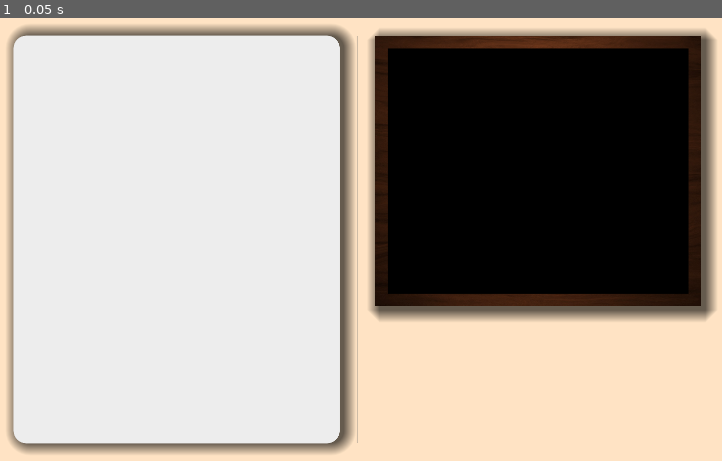
Above: before the commit, frame 1.
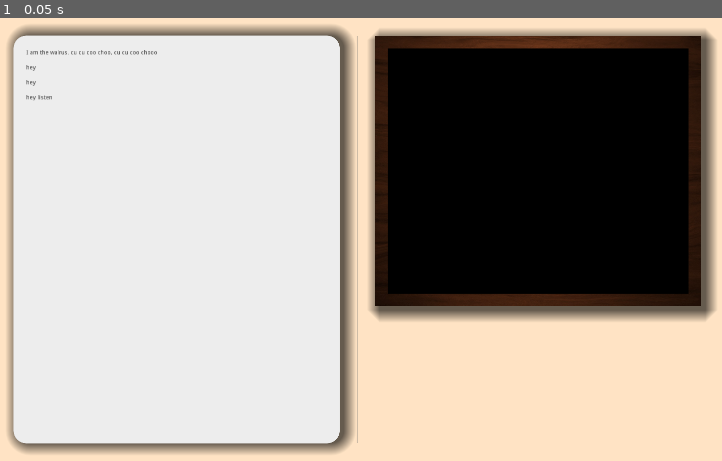
Above: after the commit, the same moment.

Repository: Neczesk/bug-free-guacamole
Game: Godot game, scene res://MainWindow.tscn
Same seed, same stepped clock (60 frames per second), same inputs: the game is played once before the commit and once after it. Video files are missing from this copy of the repository; at most half a second of black plays in their place.
Inputs:
- Up to frame 1 (0.05 s): no input

The runs differ from the first frame. In frame 1, 0.1% of the frame differs, in the area x 3-22%, y 7-19%.

Commit message:
Implemented basic saving and loading

Diff:
--- /dev/null
+++ b/TextInputWindow.gd
@@ -0,0 +1,22 @@
+extends TextureRect
+
+func _ready():
+	var save_file = File.new()
+	if save_file.file_exists("saved_work.json"):
+		restore_work()
+
+func _process(_delta):
+	if Input.is_action_pressed("save_current"):
+		save_work()
+
+func save_work():
+	var save_file = File.new()
+	save_file.open("saved_work.json", File.WRITE)
+	save_file.store_string($Margins/Panel/MarginContainer/TextEdit.text)
+	save_file.close()
+
+func restore_work():
+	var save_file = File.new()
+	save_file.open("saved_work.json", File.READ)
+	$Margins/Panel/MarginContainer/TextEdit.text = save_file.get_as_text()
+	save_file.close()
--- a/TextInputWindow.tscn
+++ b/TextInputWindow.tscn
@@ -1,4 +1,6 @@
-[gd_scene load_steps=4 format=2]
+[gd_scene load_steps=5 format=2]
+
+[ext_resource path="res://TextInputWindow.gd" type="Script" id=1]
 
 [sub_resource type="StyleBoxFlat" id=1]
 bg_color = Color( 0.93, 0.93, 0.93, 1 )
@@ -16,6 +18,7 @@
 [node name="TextInputWindow" type="TextureRect"]
 anchor_right = 1.0
 anchor_bottom = 1.0
+script = ExtResource( 1 )
 __meta__ = {
 "_edit_use_anchors_": false
 }
--- a/project.godot
+++ b/project.godot
@@ -24,6 +24,14 @@
 window/size/width=1920
 window/size/height=1080
 
+[input]
+
+save_current={
+"deadzone": 0.5,
+"events": [ Object(InputEventKey,"resource_local_to_scene":false,"resource_name":"","device":0,"alt":false,"shift":false,"control":true,"meta":false,"command":true,"pressed":false,"scancode":83,"unicode":0,"echo":false,"script":null)
+ ]
+}
+
 [rendering]
 
 environment/default_environment="res://default_env.tres"
--- /dev/null
+++ b/saved_work.json
@@ -0,0 +1,7 @@
+I am the walrus, cu cu coo choo, cu cu coo chooo
+
+hey
+
+hey
+
+hey listen
Not shown: 3 places in MainWindow.tscn that only renumber resources
